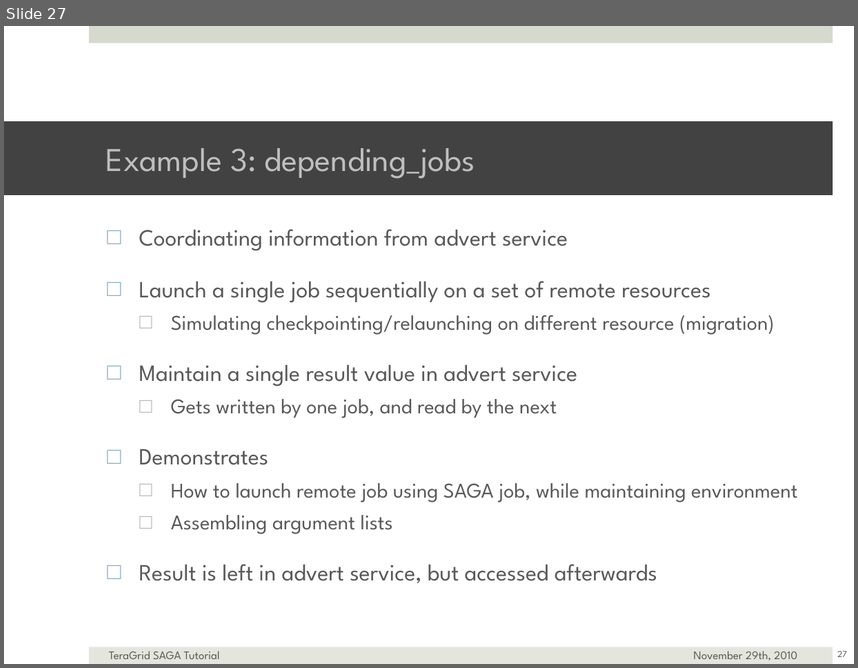
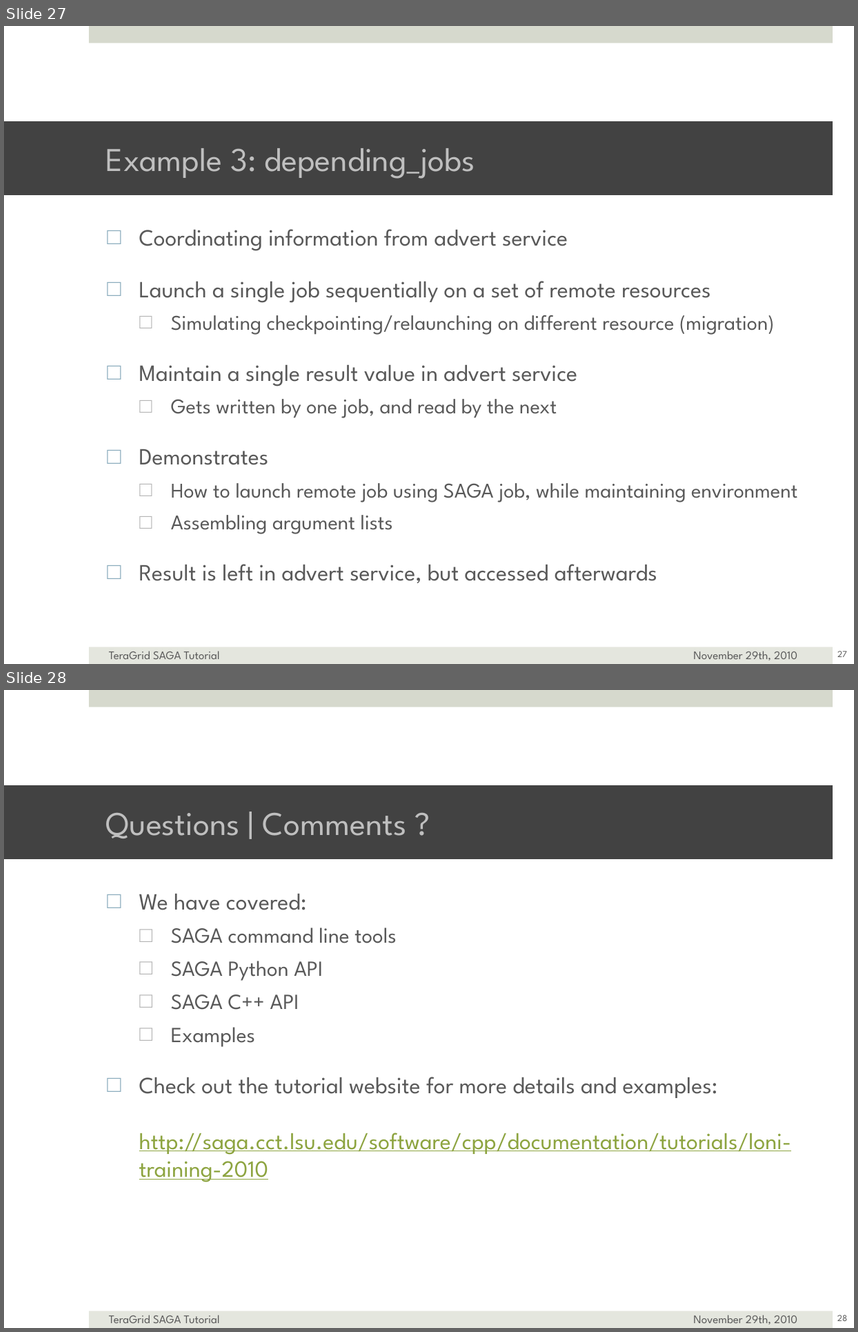
Before and after one commit to saga-project/saga-cpp-legacy-projects, a slide deck: tutorial/general_tutorial/SAGA-API-levels.pptx. Shown one above the other, each under a label of ours: slide 27 before the commit, slides 27 and 28 after it. The pictures are 858x668 and 858x1332 pixels, drawn with LibreOffice and Linux fonts; fonts in the diff are those of the drawing; background and template pictures are left out. Boxes give left, top, right and bottom in pixels: in the first picture for what was removed or moved away, otherwise in the second. Text is boxed around its words. In the diff, an @@ line names an element or a change of style, - is before the commit and + after.

```diff
--- a/tutorial/general_tutorial/SAGA-API-levels.pptx
+++ b/tutorial/general_tutorial/SAGA-API-levels.pptx
@@ slide 28 added at bbox=[4, 690, 854, 1328], background #FFFFFF; not listed: 2 template elements that a slide beside it also shows @@
@@ title added at bbox=[4, 785, 833, 858], fill #424242, 40 pt, text #BFBFBF @@
+Questions | Comments ?
@@ text added at bbox=[139, 894, 791, 1182], 28 pt, text #595959 @@
+□ We have covered:
+  □ SAGA command line tools
+  □ SAGA Python API
+  □ SAGA C++ API
+  □ Examples
+□ Check out the tutorial website for more details and examples:
+  http://saga.cct.lsu.edu/software/cpp/documentation/tutorials/loni-training-2010
@@ text added at bbox=[109, 1314, 220, 1323], 14 pt, text #595959 @@
+TeraGrid SAGA Tutorial
@@ text added at bbox=[693, 1314, 797, 1324], 14 pt, text #595959 @@
+November 29th, 2010
@@ page number added at bbox=[838, 1314, 847, 1321], 11 pt, text #595959 @@
+28
```
Also in this commit, not shown: 7 slides changed.
